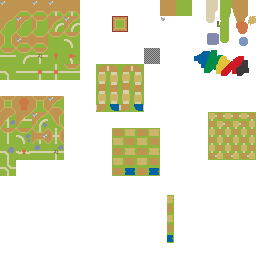
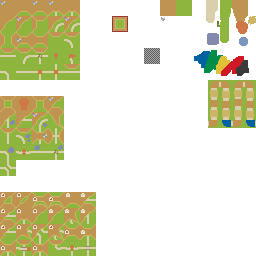
Layer changes from the first 256x256 image to the second:
painted on "Background" over [left=0, top=64, right=256, bottom=256]
